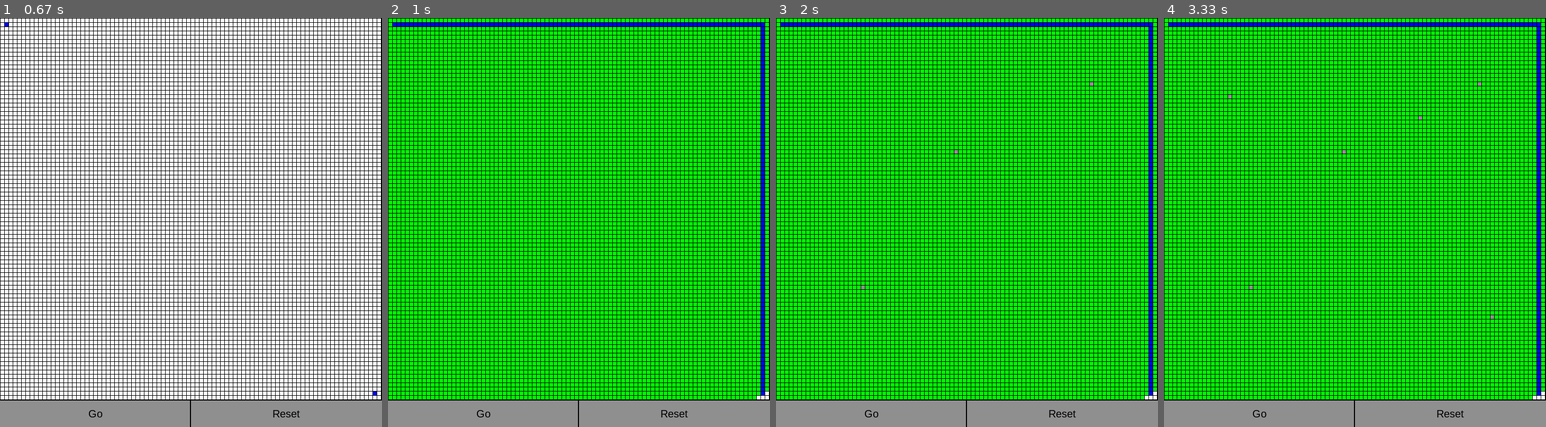
Above: before the commit, frames 1-4 (left to right).
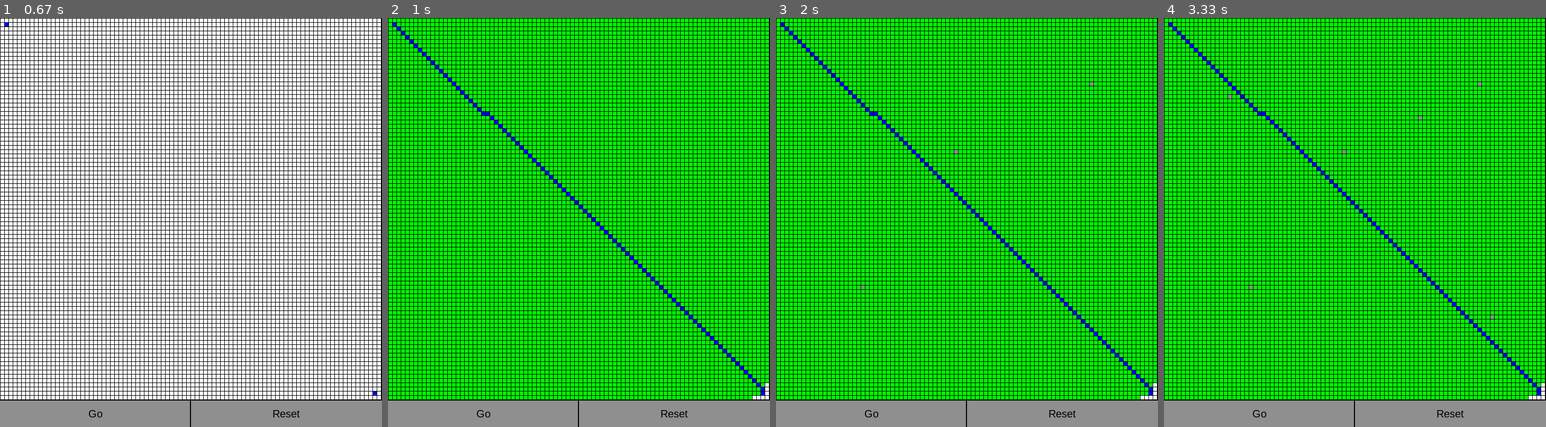
Above: after the commit, the same moments.

Repository: ChrisKneller/pygame-pathfinder
Game: pygame game, started from grid.py
Same seed, same stepped clock (60 frames per second), same inputs: the game is played once before the commit and once after it.
Inputs (mouse positions are in pixels of both pictures, inside the frame that each line leads up to):
- Up to frame 1 (0.67 s): move the mouse to (175, 242) at 0.37 s
- Up to frame 2 (1 s): click "Go" at 0.88 s
- Up to frame 3 (2 s): click (955, 152) at 1.22 s; click (1089, 83) at 1.55 s; click (860, 287) at 1.92 s
- Up to frame 4 (3.33 s): click (1492, 316) at 2.25 s; click (1228, 95) at 2.75 s; click (1419, 116) at 3.32 s

Frame 1 is identical in both runs. In frame 2, 2.3% of the frame differs, in the area x 2-100%, y 1-94%; in frame 3, 2.3%; in frame 4, 2.3%.

Commit message:
Removed de-duplication in prio queue; enabled diagonal movement by default

Diff:
--- a/grid.py
+++ b/grid.py
@@ -1,6 +1,6 @@
 import pygame
 import time
-from priority_queue import PrioritySet
+from priority_queue import PrioritySet, PriorityQueue
 
 # Define some colors
 BLACK = (0, 0, 0)
@@ -208,7 +208,7 @@
         return from_dict, to_dict
 
     # Run Dijkstra's algorithm
-    def path_finder(mazearray, start_point=(0,0), goal_node=False, display=pygame.display, visualise=True, diagonals=False):
+    def path_finder(mazearray, start_point=(0,0), goal_node=False, display=pygame.display, visualise=True, diagonals=True):
 
         start = time.perf_counter()
 
@@ -218,7 +218,7 @@
         # Create the various data structures with speed in mind
         visited_nodes = set()
         unvisited_nodes = set([(x,y) for x in range(n+1) for y in range(n+1)])
-        queue = PrioritySet()
+        queue = PriorityQueue()
         queue.push(0, start_point)
         v_distances = {}
 
@@ -325,7 +325,7 @@
         v_distances[goal_node] = current_distance + (1 if not diagonals else 2**0.5)
 
         # Draw the path back from goal node to start node
-        trace_back(goal_node, start_point, v_distances, n, mazearray)
+        trace_back(goal_node, start_point, v_distances, n, mazearray, diags=diagonals)
 
         end = time.perf_counter()
         num_visited = len(visited_nodes)
--- a/priority_queue.py
+++ b/priority_queue.py
@@ -1,4 +1,20 @@
 import heapq
+
+# Create a priority queue
+class PriorityQueue(object):
+    def __init__(self):
+        self.myheap = []
+
+    def show(self):
+        return self.myheap
+
+    def push(self, priority, node):
+        heapq.heappush(self.myheap, (priority, node))
+
+    def pop(self):
+        priority, node = heapq.heappop(self.myheap)
+        return priority, node
+
 
 # Create a priority queue that doesn't add duplicate nodes
 class PrioritySet(object):
